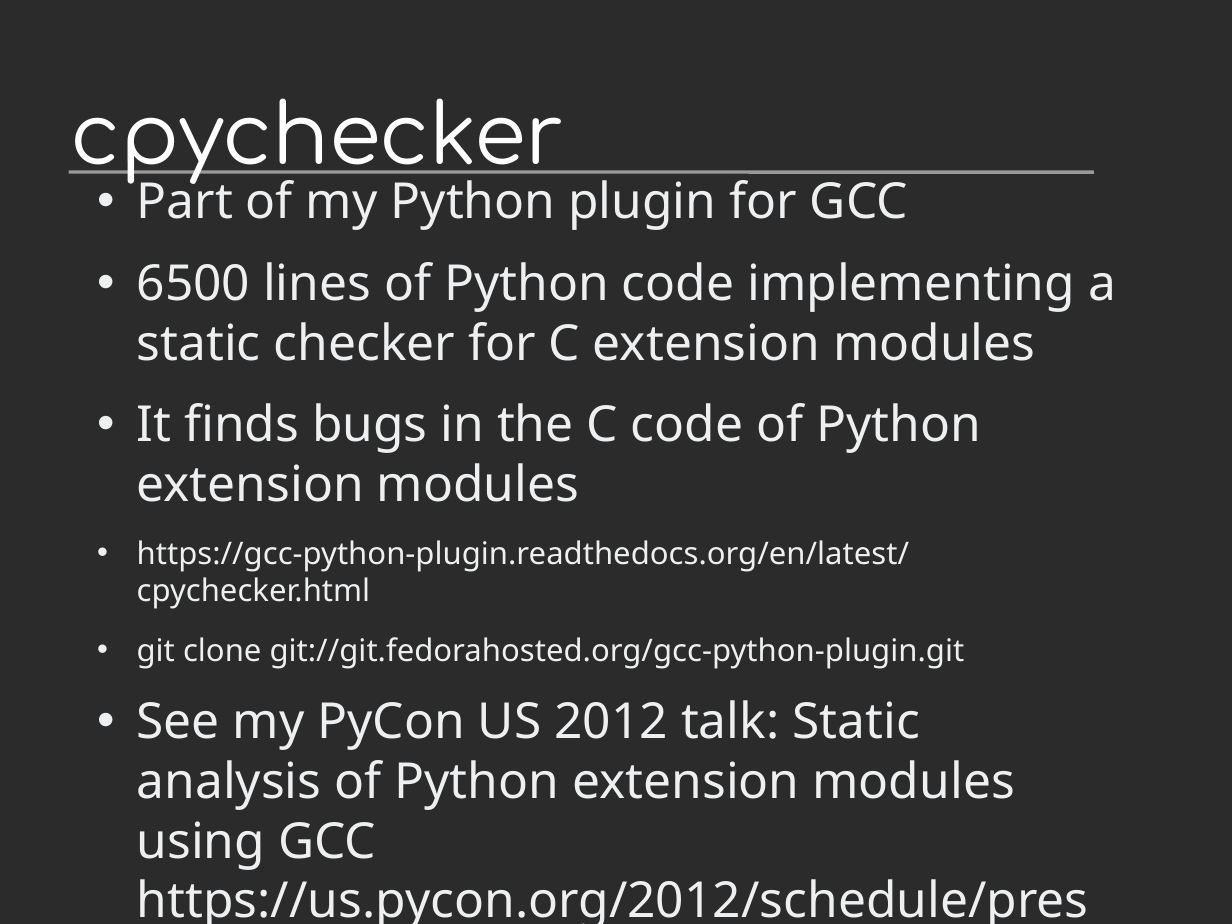
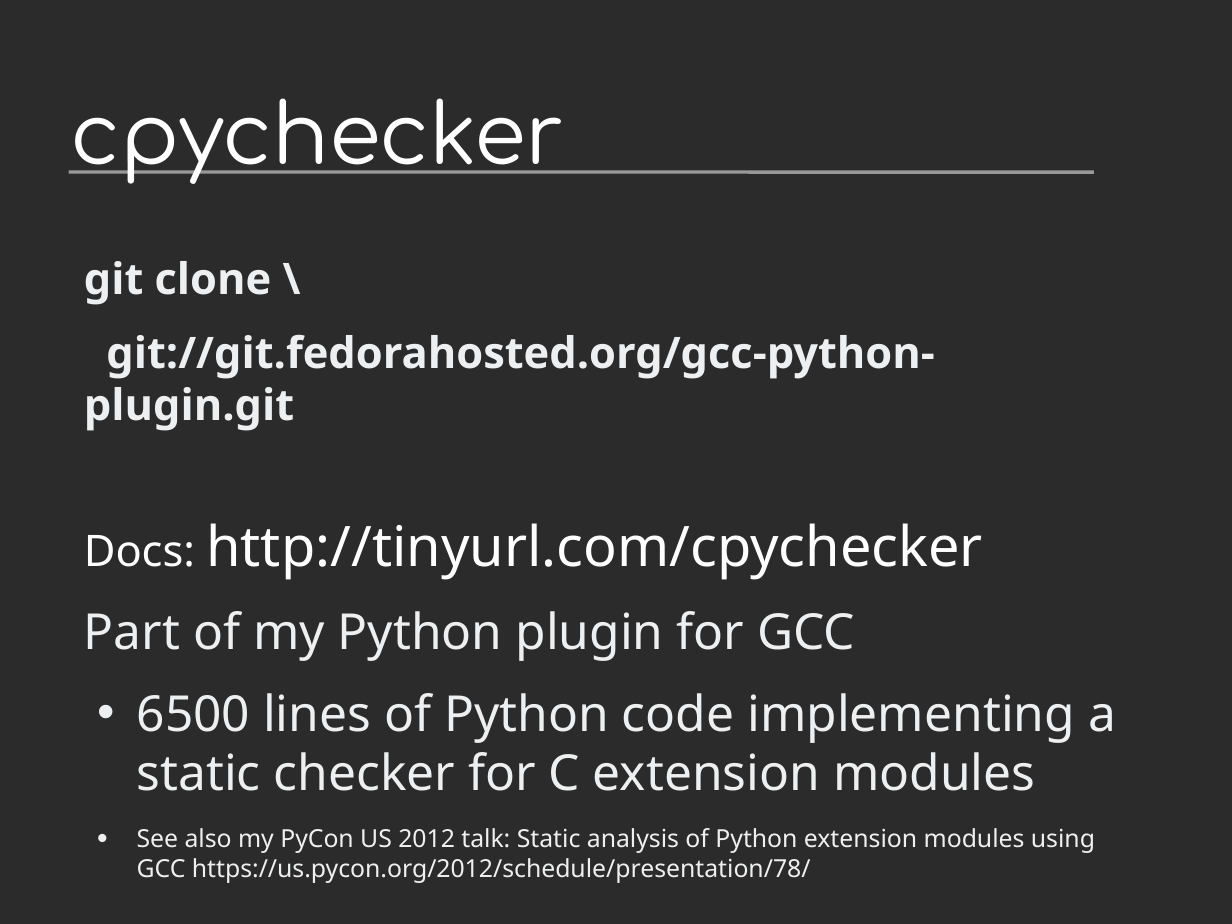
Before and after one commit to davidmalcolm/PyCon-US-2013-Talk, a slide deck: slide 6 of Death By 1000 Leaks - Static Analysis of Hundreds of Python Extension Modules.odp. Drawn at 1232x924 pixels with LibreOffice and Linux fonts; fonts in the diff are those of the drawing; background and template pictures are left out; a plain dark background stands for a picture behind light text. Boxes give left, top, right and bottom in pixels: in the first picture for what was removed or moved away, otherwise in the second. Text is boxed around its words. In the diff, an @@ line names an element or a change of style, - is before the commit and + after.

```diff
--- a/Death By 1000 Leaks - Static Analysis of Hundreds of Python Extension Modules.odp
+++ b/Death By 1000 Leaks - Static Analysis of Hundreds of Python Extension Modules.odp
@@ text at (x1=84, y1=261, x2=983, y2=580): paragraphs added @@
+git clone \
+git://git.fedorahosted.org/gcc-python-plugin.git
+Docs: http://tinyurl.com/cpychecker
@@ text at (x1=84, y1=611, x2=855, y2=661): bullet • to none @@
@@ text at (x1=137, y1=828, x2=1095, y2=883): text changed; size 32 to 16 pt @@
-• It finds bugs in the C code of Python extension modules
-• https://gcc-python-plugin.readthedocs.org/en/latest/cpychecker.html
-• git clone git://git.fedorahosted.org/gcc-python-plugin.git
-• See my PyCon US 2012 talk: Static analysis of Python extension modules using GCC https://us.pycon.org/2012/schedule/presentation/78/
+• See also my PyCon US 2012 talk: Static analysis of Python extension modules using GCC https://us.pycon.org/2012/schedule/presentation/78/
```
Also in this commit, not shown: 6 other slides changed, 20 slides added, 2 other files.
